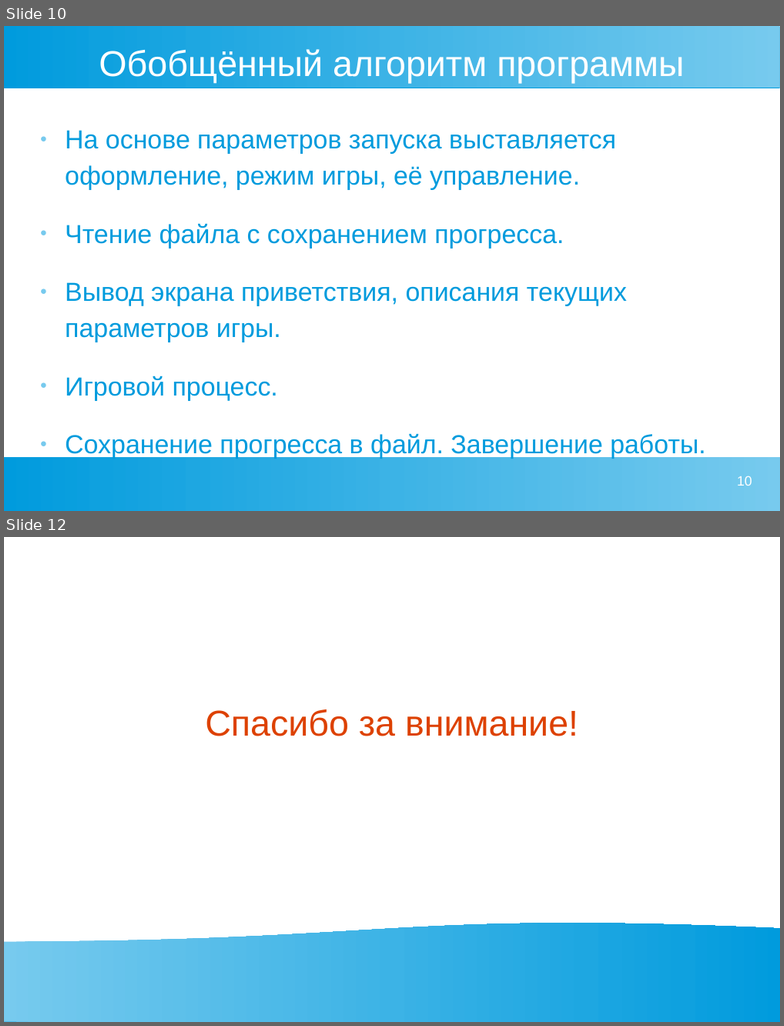
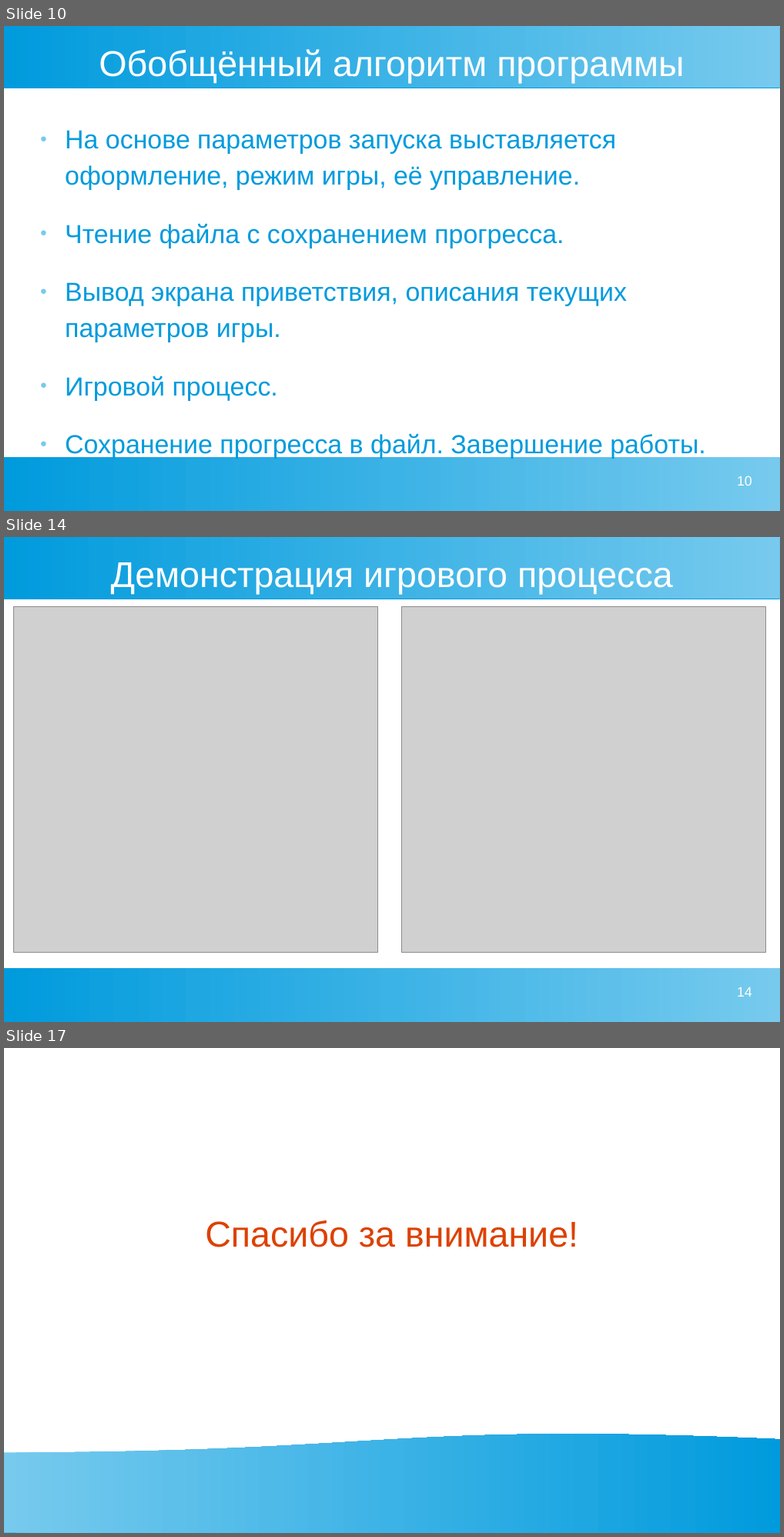
Before and after one commit to zhigunovsemyon/2048, a slide deck: presentation/Presentation.odp. Shown one above the other, each under a label of ours: slides 10 and 12 before the commit, slides 10, 14 and 17 after it; the slides between them are not shown. The pictures are 784x1026 and 784x1537 pixels, drawn with LibreOffice and Linux fonts; fonts in the diff are those of the drawing; grey boxes stand for pictures. Boxes give left, top, right and bottom in pixels: in the first picture for what was removed or moved away, otherwise in the second. Text is boxed around its words. In the diff, an @@ line names an element or a change of style, - is before the commit and + after.

```diff
--- a/presentation/Presentation.odp
+++ b/presentation/Presentation.odp
@@ slide 14 added at bbox=[4, 537, 780, 1022], background #FFFFFF; not listed: 2 template elements that a slide beside it also shows @@
@@ title added at bbox=[111, 562, 673, 594], 36.7 pt, text #FFFFFF @@
+Демонстрация игрового процесса
@@ picture added at bbox=[14, 606, 379, 952] @@
@@ picture added at bbox=[402, 606, 767, 952] @@
@@ page number added at bbox=[737, 987, 752, 997], 14 pt, text #FFFFFF @@
+14
@@ what was slide 12 is now slide 17 @@
```
Also in this commit, not shown: 1 slide changed, 4 other slides added, 5 other files.
